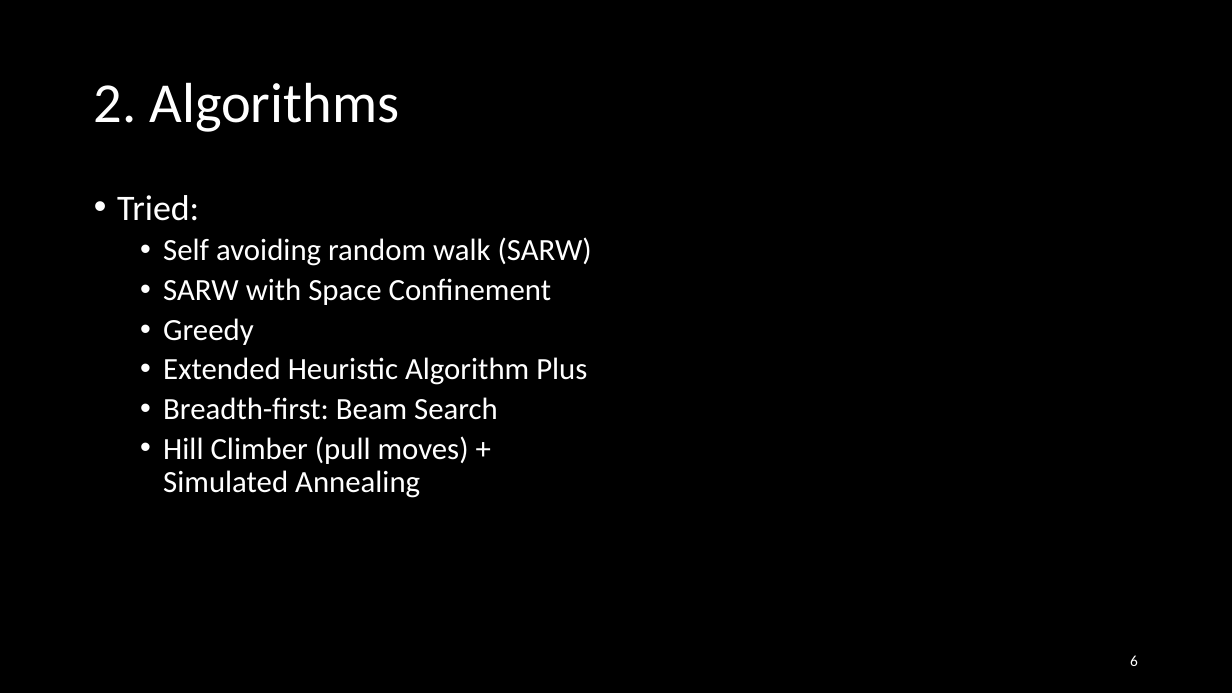
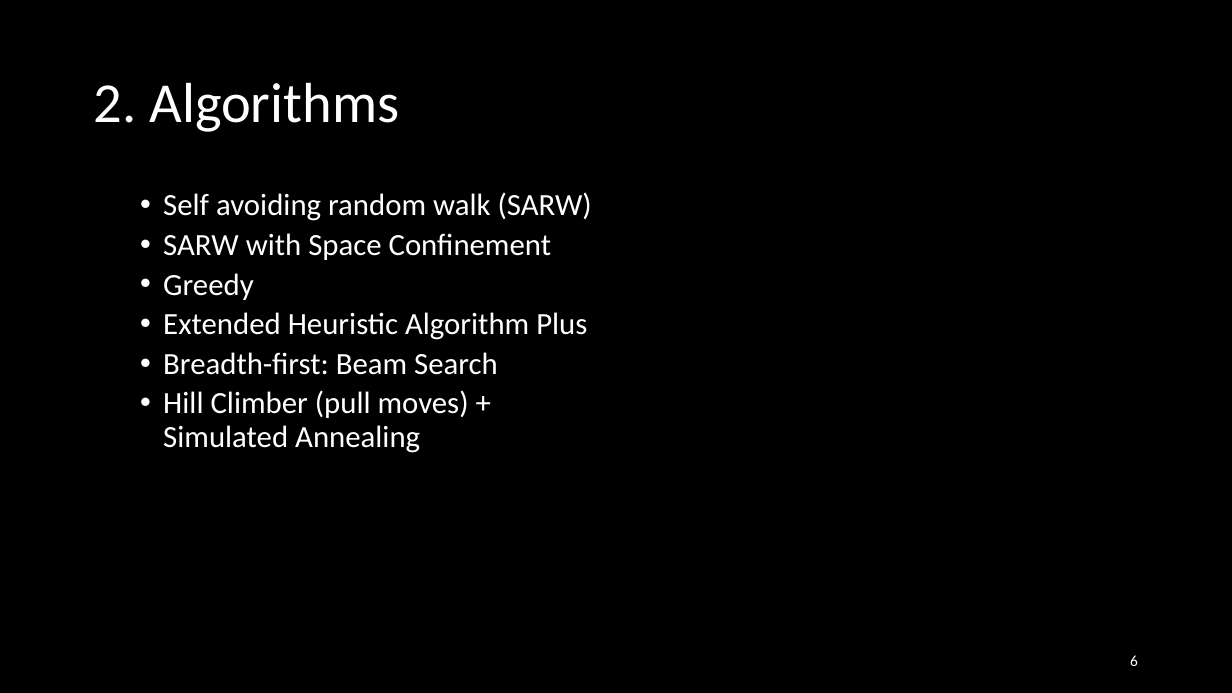
Before and after one commit to Loek21/Protein-Pow-d-er, a slide deck: slide 6 of Docs/PPP, final.pptx. Drawn at 1232x693 pixels with LibreOffice and Linux fonts; fonts in the diff are those of the drawing. Boxes give left, top, right and bottom in pixels: in the first picture for what was removed or moved away, otherwise in the second. Text is boxed around its words. In the diff, an @@ line names an element or a change of style, - is before the commit and + after.

```diff
--- a/Docs/PPP, final.pptx
+++ b/Docs/PPP, final.pptx
@@ text at [117, 195, 199, 221]: paragraph removed @@
-• Tried:
```
Also in this commit, not shown: 1 other slide changed.
